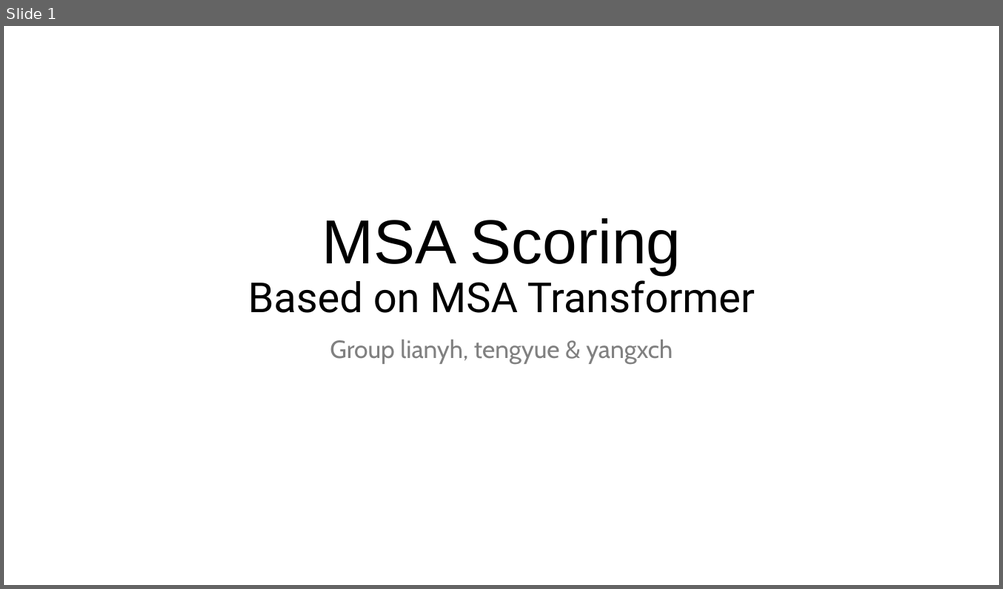
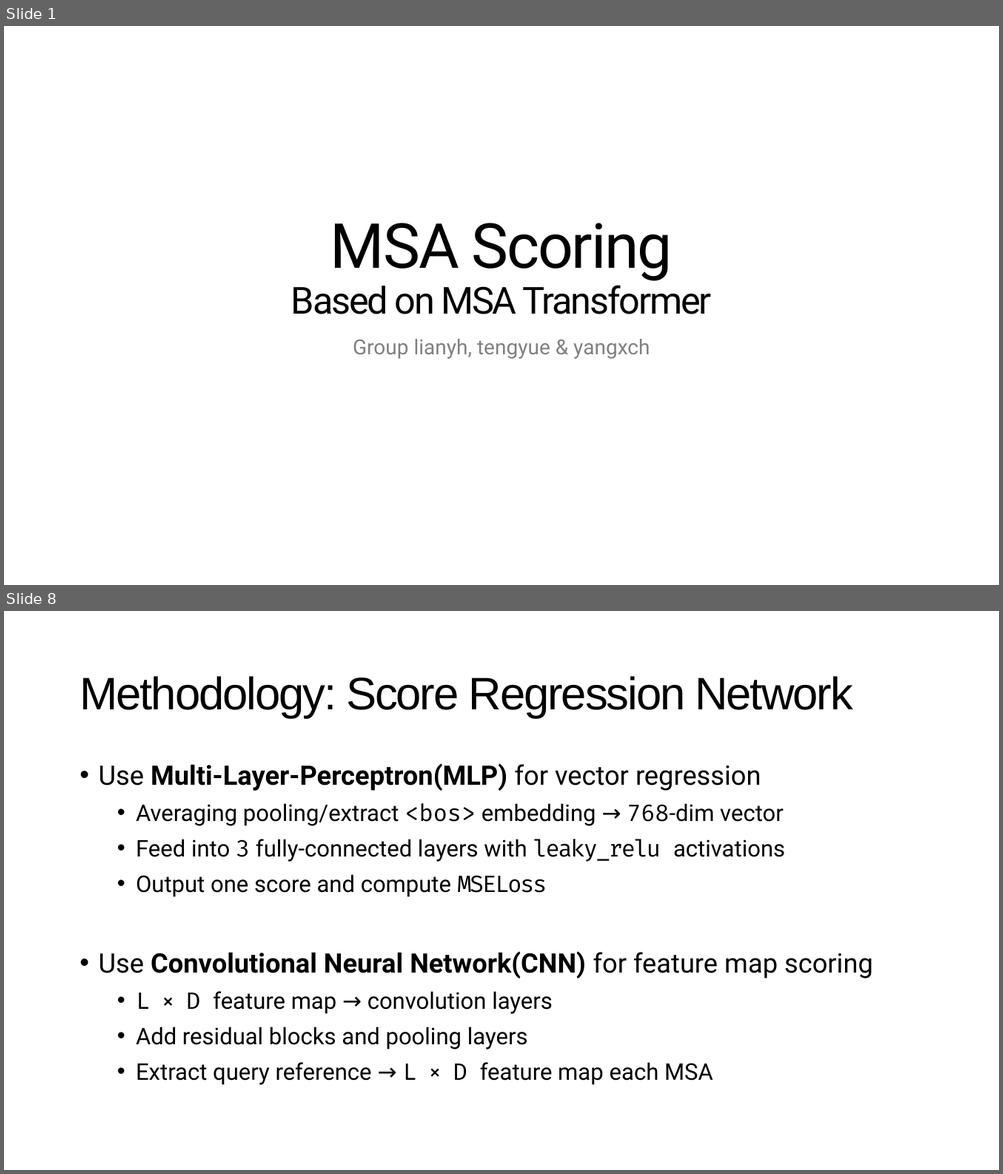
Before and after one commit to NaiL23/ShanghaiTech-CS177H-MSA-Scoring, a slide deck: report/presentation.pptx. Shown one above the other, each under a label of ours: slide 1 before the commit, slides 1 and 8 after it; the slides between them are not shown. The pictures are 1003x589 and 1003x1174 pixels, drawn with LibreOffice and Linux fonts; fonts in the diff are those of the drawing. Boxes give left, top, right and bottom in pixels: in the first picture for what was removed or moved away, otherwise in the second. Text is boxed around its words. In the diff, an @@ line names an element or a change of style, - is before the commit and + after.

```diff
--- a/report/presentation.pptx
+++ b/report/presentation.pptx
@@ slide 8 added at (4, 611, 999, 1170), background #FFFFFF @@
@@ title added at (79, 676, 852, 718), 44 pt, text #000000 @@
+Methodology: Score Regression Network
@@ text added at (99, 763, 873, 1085), 22.2 pt, text #000000 @@
+• Use Multi-Layer-Perceptron(MLP) for vector regression
+  • Averaging pooling/extract <bos> embedding → 768-dim vector
+  • Feed into 3 fully-connected layers with leaky_relu activations
+  • Output one score and compute MSELoss
+• Use Convolutional Neural Network(CNN) for feature map scoring
+  • L × D feature map → convolution layers
+  • Add residual blocks and pooling layers
+  • Extract query reference → L × D feature map each MSA
@@ slide 1 changed as well @@
@@ title "MSA Scoring Based on MSA ..." at (291, 223, 711, 315): size 40 to 36 pt in "Based on MSA Transformer"; font Arial to Roboto in "MSA Scoring"; letter spacing 0 to -1.5 pt @@
@@ subtitle "Group lianyh, tengyue & yangxch" at (353, 339, 649, 359): size 24 to 20 pt, font Cabin to Roboto @@
```
Also in this commit, not shown: 1 other slide changed, 11 other slides added, 7 slides removed, 4 other files.
